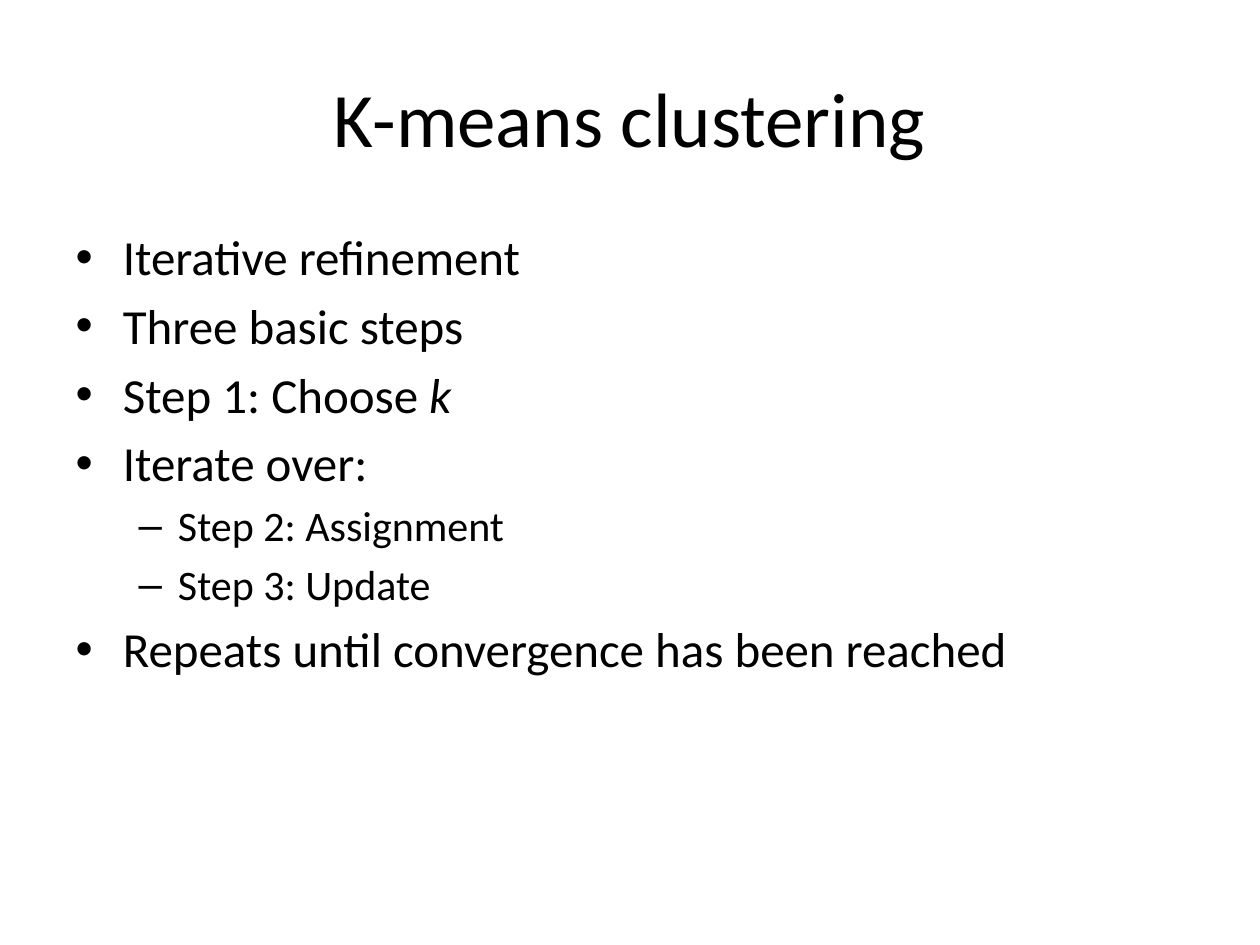
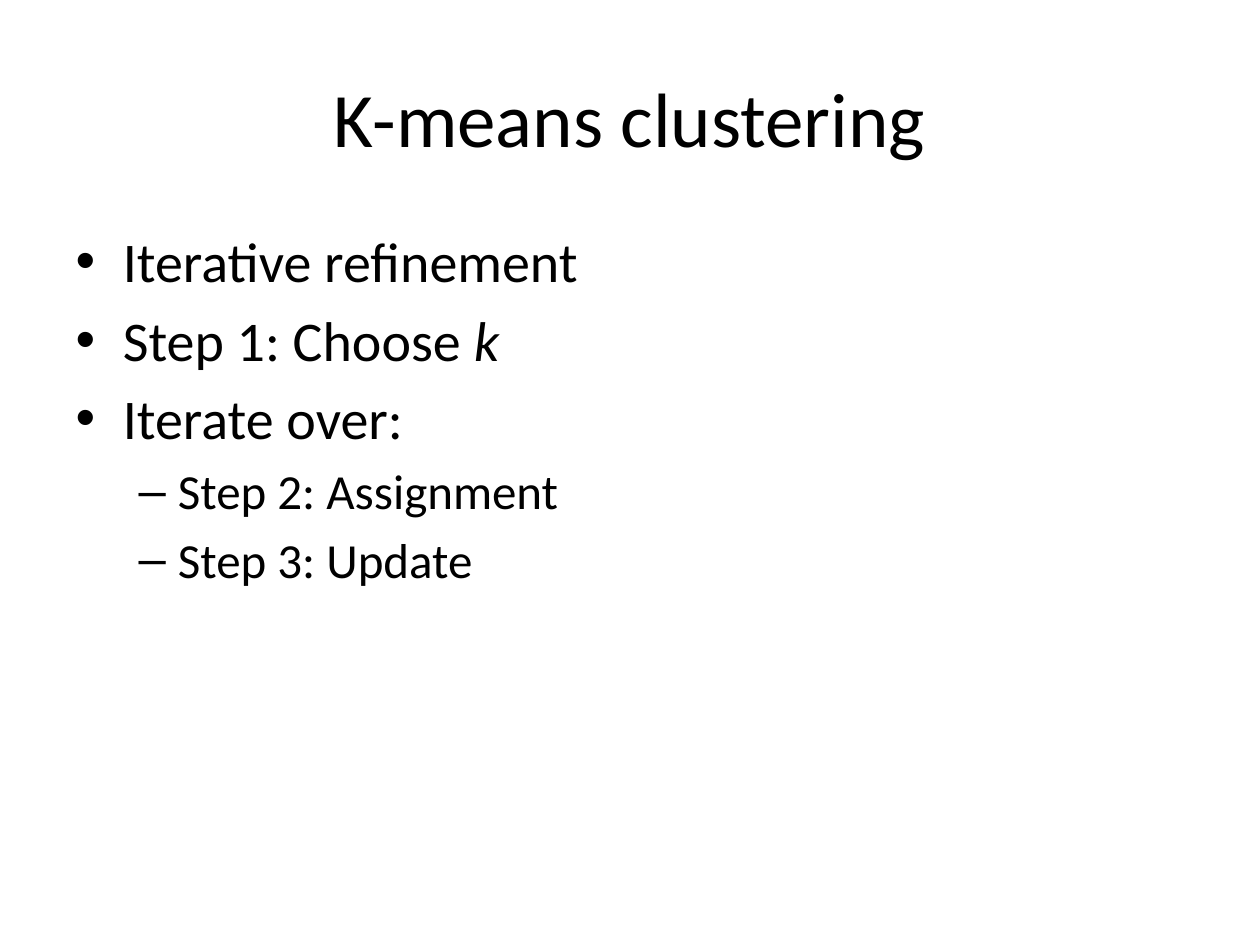
Before and after one commit to kalyanar/machine-learning-video, a slide deck: slide 3 of slides/9_kmeans.pptx. Drawn at 1260x945 pixels with LibreOffice and Linux fonts; fonts in the diff are those of the drawing. Boxes give left, top, right and bottom in pixels: in the first picture for what was removed or moved away, otherwise in the second. Text is boxed around its words. In the diff, an @@ line names an element or a change of style, - is before the commit and + after.

```diff
--- a/slides/9_kmeans.pptx
+++ b/slides/9_kmeans.pptx
@@ text "Iterative refinement" at <box>123,243,577,586</box>: size 28 to 32 pt in "Iterative refinement", "Step 1: Choose k", "Iterate over:"; size 24 to 28 pt in "Step 2: Assignment", "Step 3: Update" @@
@@ text at <box>123,310,463,352</box>: paragraph removed @@
-• Three basic steps
@@ text at <box>123,633,1007,676</box>: paragraph removed @@
-• Repeats until convergence has been reached
```
Also in this commit, not shown: 5 other slides changed, 5 slides removed, 15 other files.
